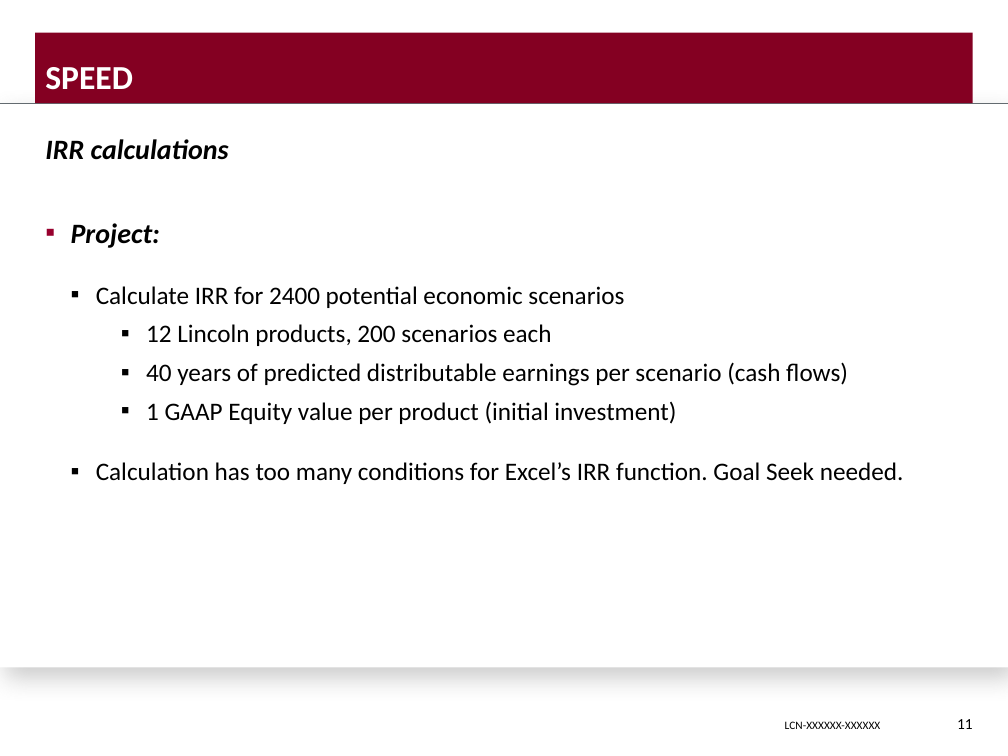
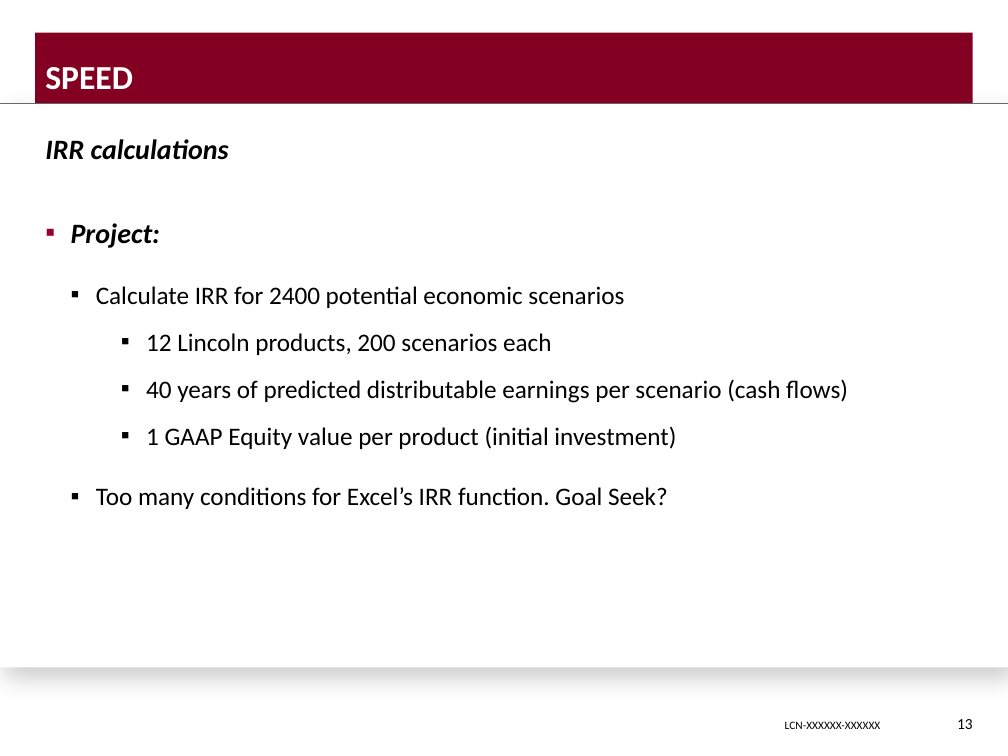
Before and after one commit to DavisVaughan/slides, a slide deck: slide 13 of final-presentation/final-presentation-davis-vaughan.pptx (slide 11 before the commit). Drawn at 1008x756 pixels with LibreOffice and Linux fonts; fonts in the diff are those of the drawing; background and template pictures are left out. Boxes give left, top, right and bottom in pixels: in the first picture for what was removed or moved away, otherwise in the second. Text is boxed around its words. In the diff, an @@ line names an element or a change of style, - is before the commit and + after.

```diff
--- a/final-presentation/final-presentation-davis-vaughan.pptx
+++ b/final-presentation/final-presentation-davis-vaughan.pptx
@@ text at <box>146,333,848,449</box>: more space between paragraphs @@
@@ text at <box>96,487,668,509</box>: text changed @@
-  ▪ Calculation has too many conditions for Excel’s IRR function. Goal Seek needed.
+  ▪ Too many conditions for Excel’s IRR function. Goal Seek?
@@ page number at <box>957,719,973,729</box>: text changed @@
-11
+13
```
Also in this commit, not shown: 11 other slides changed, 2 slides added, 3 slides removed, 2 other files.
